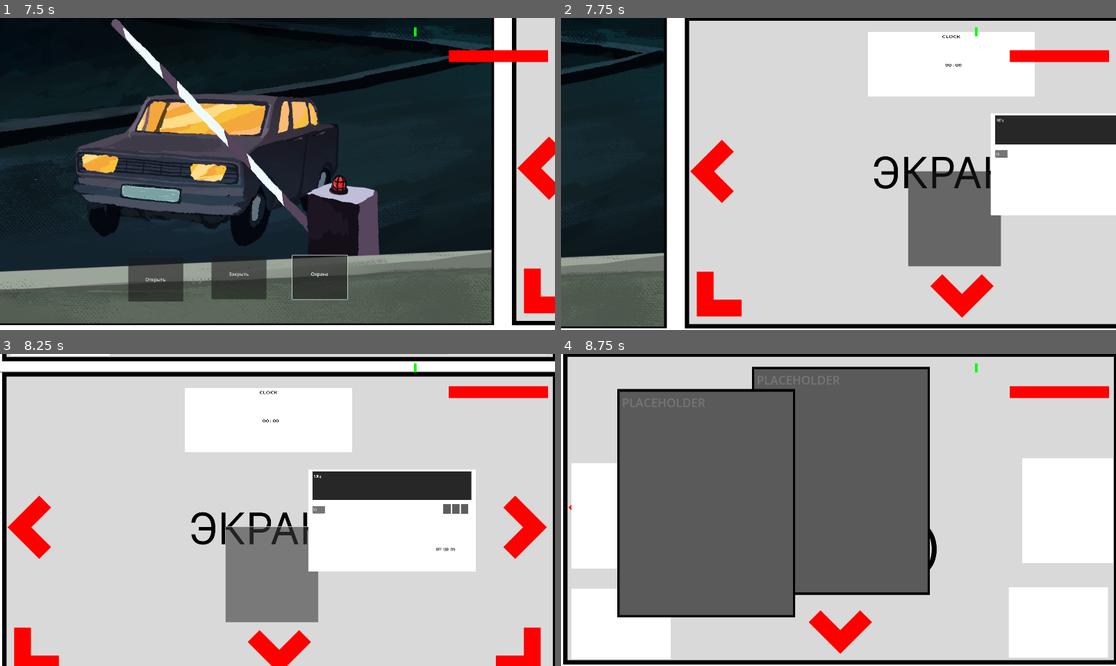
Above: before the commit, frames 1-4 (two rows, left to right).
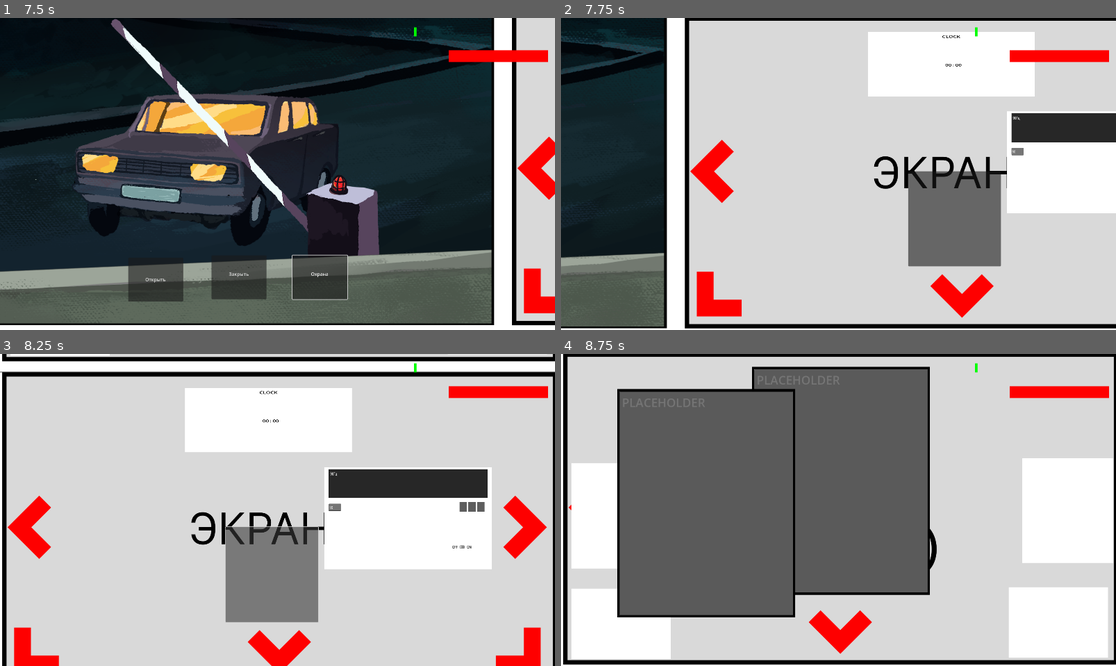
Above: after the commit, the same moments.

Repository: PistrunXvX/Unblock
Game: Godot game, scene res://Scenes/Main/main_scene.tscn
The game is run twice, just before and just after one commit, with the same random seed, the same clock (stepped at 60 frames per second) and the same inputs.
Inputs (mouse positions are in pixels of both pictures, inside the frame that each line leads up to):
- Up to frame 1 (7.5 s): click "Открыть" at 0.5 s; click "Закрыть" at 1.25 s; click "Охрана" at 2 s; click "Открыть" at 2.75 s; click "Закрыть" at 3.5 s; click "Охрана" at 4.25 s; click "Открыть" at 5 s; click "Закрыть" at 5.75 s; click "Охрана" at 6.5 s; move the mouse to (527, 174) at 7.27 s; tap S (camera_move_down) at 7.35 s
- Up to frame 2 (7.75 s): no input
- Up to frame 3 (8.25 s): click (271, 556) at 8 s
- Up to frame 4 (8.75 s): no input

Frame 1 is identical in both runs. In frame 2, 1.7% of the frame differs, in the area x 77-100%, y 29-64%; in frame 3, 3.0%, in the area x 55-89%, y 36-70%; in frame 4, nothing differs.

Commit message:
Update

Diff:
--- a/Scenes/Display/Main.tscn
+++ b/Scenes/Display/Main.tscn
@@ -1,5 +1,4 @@
-
-[gd_scene load_steps=26 format=3 uid="uid://u17qwj4dl4fn"]
+[gd_scene load_steps=29 format=3 uid="uid://u17qwj4dl4fn"]
 
 [ext_resource type="Script" path="res://Scenes/Display/Main.gd" id="1_36sxg"]
 [ext_resource type="Texture2D" uid="uid://05lglthdl4sj" path="res://Assets/Sprites/test_display_1.jpg" id="2_7m1ck"]
@@ -140,6 +139,7 @@
 offset_bottom = 307.0
 
 [node name="clock" type="Node2D" parent="Display/Display_2"]
+visible = false
 
 [node name="ColorRect" type="ColorRect" parent="Display/Display_2/clock"]
 offset_left = 333.0
@@ -152,7 +152,7 @@
 offset_top = -78.0
 offset_right = 606.0
 offset_bottom = -62.0
-rotation = 4.72539
+rotation = 4.99342
 color = Color(0, 0, 0, 1)
 
 [node name="AnimationPlayer" type="AnimationPlayer" parent="Display/Display_2/clock"]
@@ -160,6 +160,14 @@
 libraries = {
 "": SubResource("AnimationLibrary_6bmjt")
 }
+
+[node name="Clock" parent="Display/Display_2" instance=ExtResource("6_dghn4")]
+position = Vector2(-320, -504)
+scale = Vector2(0.30087, 0.204704)
+
+[node name="Radio" parent="Display/Display_2" instance=ExtResource("7_7hak2")]
+position = Vector2(-128, -496)
+scale = Vector2(0.635769, 0.832529)
 
 [node name="Display_Papers" type="Sprite2D" parent="Display"]
 z_index = -5
@@ -218,13 +226,6 @@
 
 [node name="Paper2" parent="Display/Display_Papers" instance=ExtResource("5_tl8jx")]
 position = Vector2(-462, -46)
-[node name="Clock" parent="Display/Display_2" instance=ExtResource("6_dghn4")]
-position = Vector2(-320, -504)
-scale = Vector2(0.30087, 0.204704)
-
-[node name="Radio" parent="Display/Display_2" instance=ExtResource("7_7hak2")]
-position = Vector2(-184, -488)
-scale = Vector2(0.635769, 0.832529)
 
 [node name="Display_3" type="Sprite2D" parent="Display"]
 position = Vector2(4872, 560)
